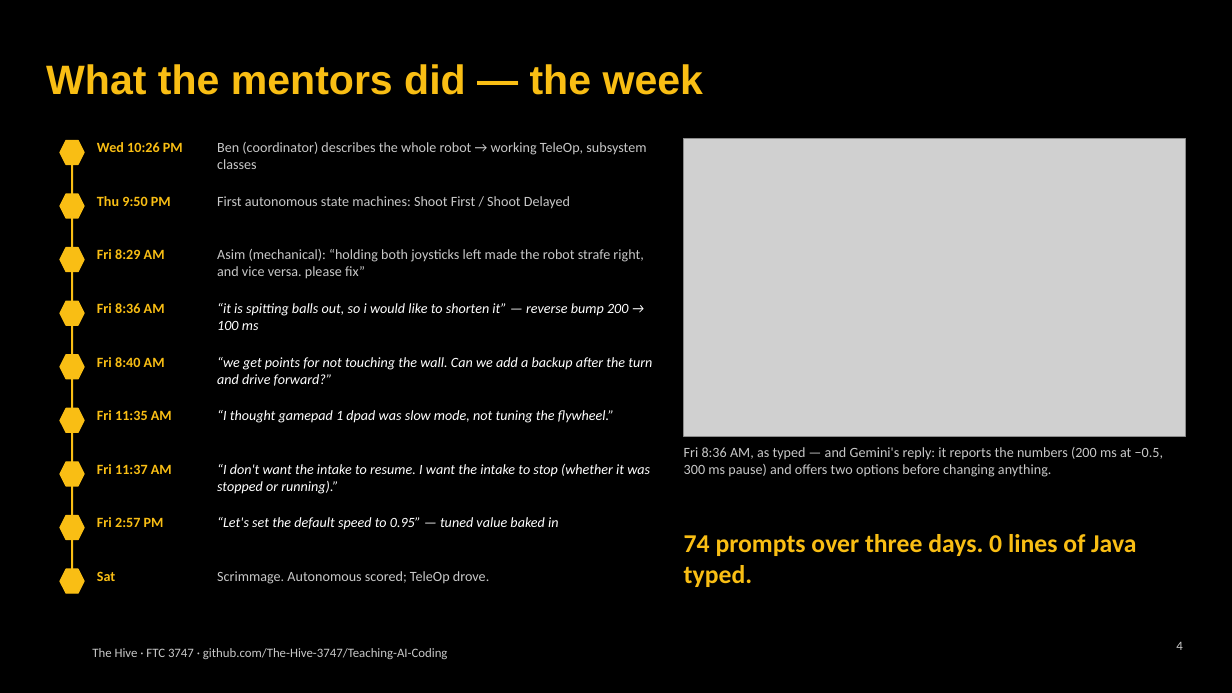
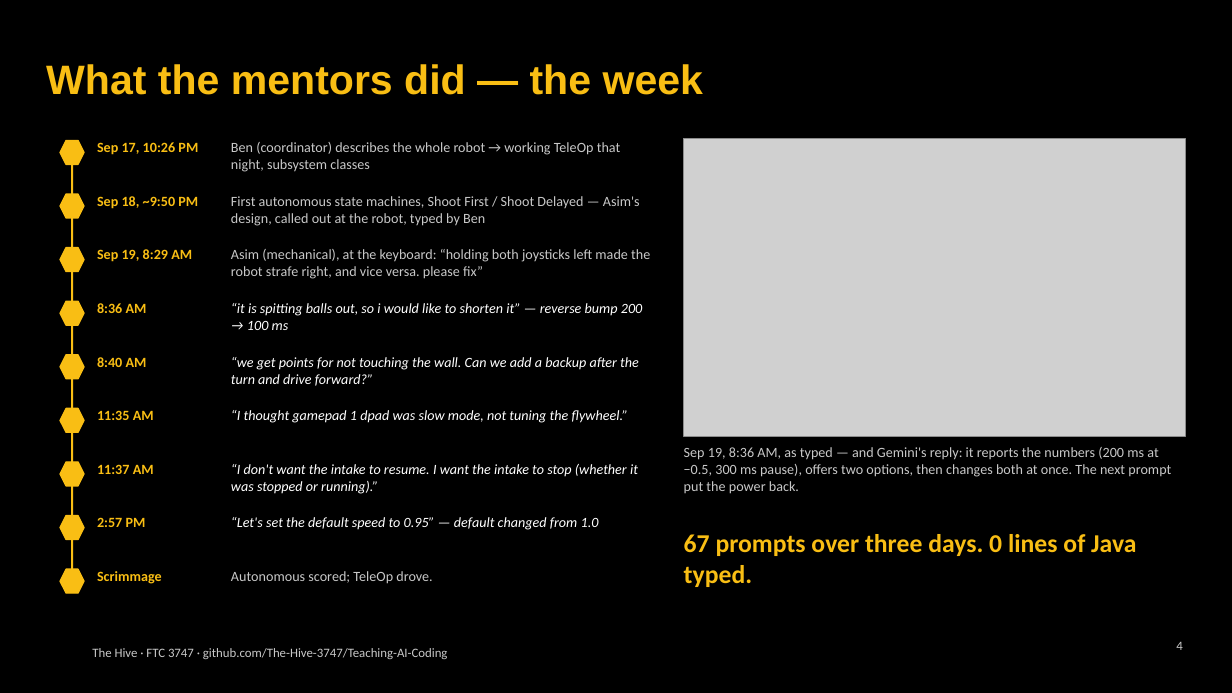
Before and after one commit to The-Hive-3747/Teaching-AI-Coding, a slide deck: slide 4 of slides/kickoff.pptx. Drawn at 1232x693 pixels with LibreOffice and Linux fonts; fonts in the diff are those of the drawing; grey boxes stand for pictures; background and template pictures are left out. Boxes give left, top, right and bottom in pixels: in the first picture for what was removed or moved away, otherwise in the second. Text is boxed around its words. In the diff, an @@ line names an element or a change of style, - is before the commit and + after.

```diff
--- a/slides/kickoff.pptx
+++ b/slides/kickoff.pptx
@@ text at (97,142,198,155): text changed @@
-Wed 10:26 PM
+Sep 17, 10:26 PM
@@ text at (231,142,621,172): text changed @@
-Ben (coordinator) describes the whole robot → working TeleOp, subsystem classes
+Ben (coordinator) describes the whole robot → working TeleOp that night, subsystem classes
@@ text at (97,196,198,209): text changed @@
-Thu 9:50 PM
+Sep 18, ~9:50 PM
@@ text at (231,196,640,226): text changed @@
-First autonomous state machines: Shoot First / Shoot Delayed
+First autonomous state machines, Shoot First / Shoot Delayed — Asim's design, called out at the robot, typed by Ben
@@ text at (97,249,192,262): text changed @@
-Fri 8:29 AM
+Sep 19, 8:29 AM
@@ text at (231,249,650,279): text changed @@
-Asim (mechanical): “holding both joysticks left made the robot strafe right, and vice versa. please fix”
+Asim (mechanical), at the keyboard: “holding both joysticks left made the robot strafe right, and vice versa. please fix”
@@ text "“it is spitting balls out, ...": place and size @@
-text "“it is spitting balls out, ..." at (217,303,628,330)
+text "“it is spitting balls out, ..." at (231,303,642,330)
@@ text at (97,303,147,313): text changed @@
-Fri 8:36 AM
+8:36 AM
@@ text at (97,357,147,367): text changed @@
-Fri 8:40 AM
+8:40 AM
@@ text "“we get points for not ..." rewrapped from (217,357,652,386) to (231,357,639,386) @@
@@ text at (97,410,154,420): text changed @@
-Fri 11:35 AM
+11:35 AM
@@ text "“I thought gamepad 1 dpad ...": place and size @@
-text "“I thought gamepad 1 dpad ..." at (217,410,614,423)
+text "“I thought gamepad 1 dpad ..." at (231,410,628,423)
@@ text at (684,447,1171,494): text changed @@
-Fri 8:36 AM, as typed — and Gemini's reply: it reports the numbers (200 ms at −0.5, 300 ms pause) and offers two options before changing anything.
+Sep 19, 8:36 AM, as typed — and Gemini's reply: it reports the numbers (200 ms at −0.5, 300 ms pause), offers two options, then changes both at once. The next prompt put the power back.
@@ text at (97,464,154,474): text changed @@
-Fri 11:37 AM
+11:37 AM
@@ text "“I don't want the intake ..." rewrapped from (217,464,650,494) to (231,464,638,494) @@
@@ text at (97,517,146,527): text changed @@
-Fri 2:57 PM
+2:57 PM
@@ text at (231,517,599,530): text changed @@
-“Let's set the default speed to 0.95” — tuned value baked in
+“Let's set the default speed to 0.95” — default changed from 1.0
@@ text at (684,534,1136,587): text changed @@
-74 prompts over three days. 0 lines of Java typed.
+67 prompts over three days. 0 lines of Java typed.
@@ text at (97,571,162,584): text changed @@
-Sat
+Scrimmage
@@ text at (231,571,432,584): text changed @@
-Scrimmage. Autonomous scored; TeleOp drove.
+Autonomous scored; TeleOp drove.
```
Also in this commit, not shown: 4 other slides changed, 14 other files.
